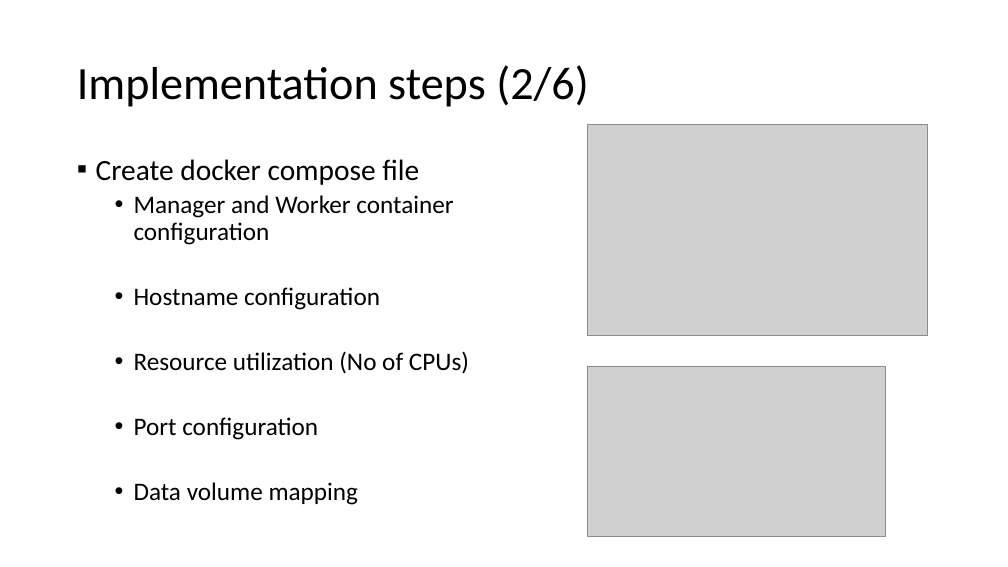
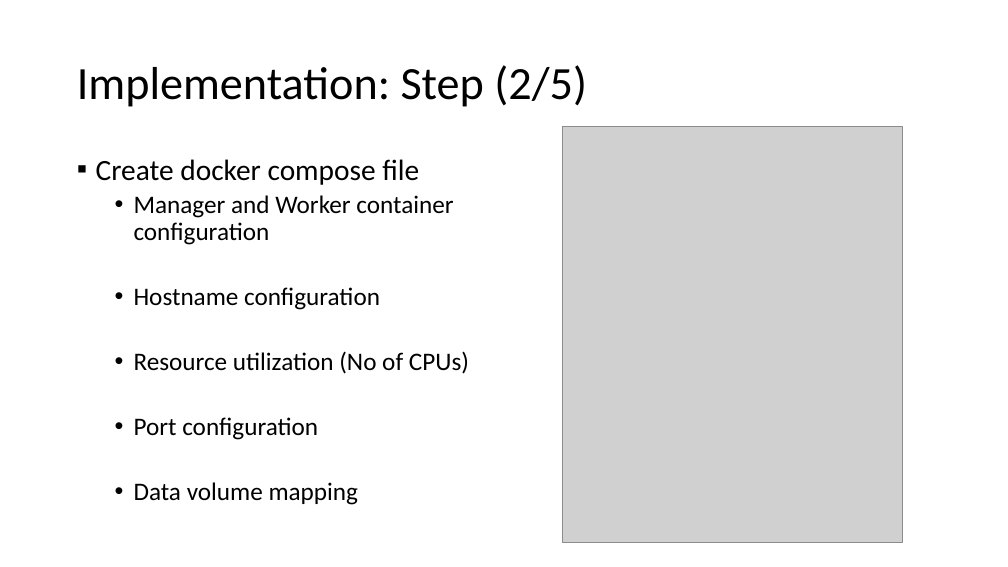
Before and after one commit to gprasad09/Apache-Spark-Cluster-Project, a slide deck: slide 9 of misc/ProjectReports-In progress/TermProject.pptx. Drawn at 1008x567 pixels with LibreOffice and Linux fonts; fonts in the diff are those of the drawing; grey boxes stand for pictures. Boxes give left, top, right and bottom in pixels: in the first picture for what was removed or moved away, otherwise in the second. Text is boxed around its words. In the diff, an @@ line names an element or a change of style, - is before the commit and + after.

```diff
--- a/misc/ProjectReports-In progress/TermProject.pptx
+++ b/misc/ProjectReports-In progress/TermProject.pptx
@@ title at box(77, 65, 587, 107): text changed @@
-Implementation steps (2/6)
+Implementation: Step (2/5)
@@ picture added at box(563, 126, 902, 543) @@
@@ picture removed at box(588, 124, 928, 335) @@
@@ picture removed at box(588, 366, 886, 537) @@
```
Also in this commit, not shown: 8 other slides changed.
